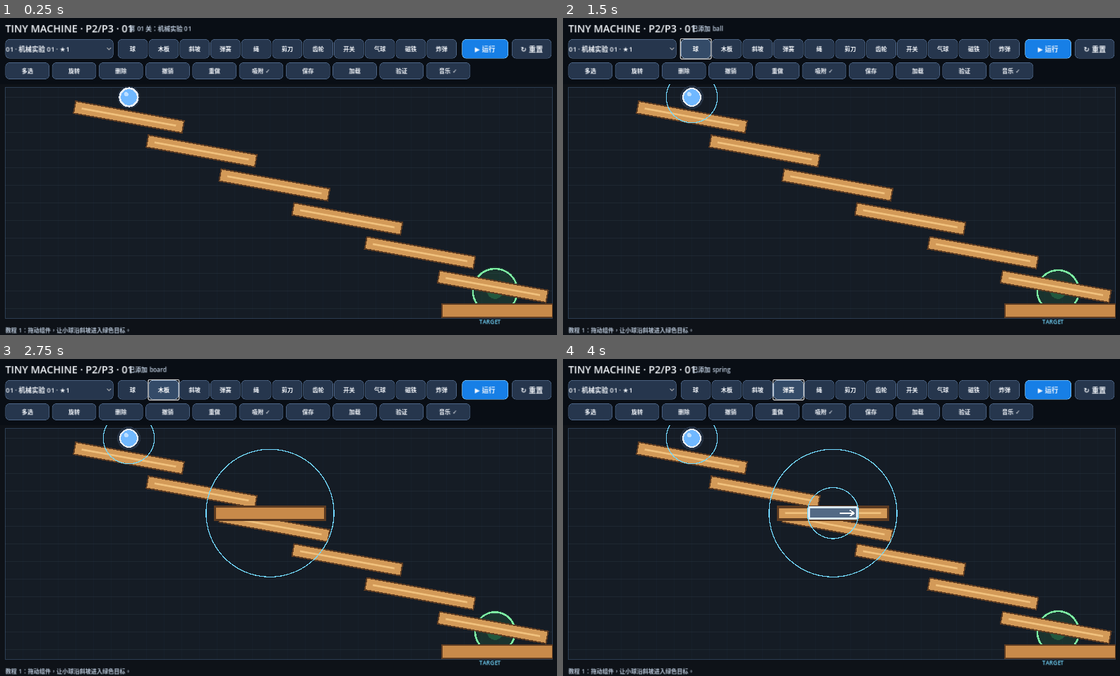
Above: before the commit, frames 1-4 (two rows, left to right).
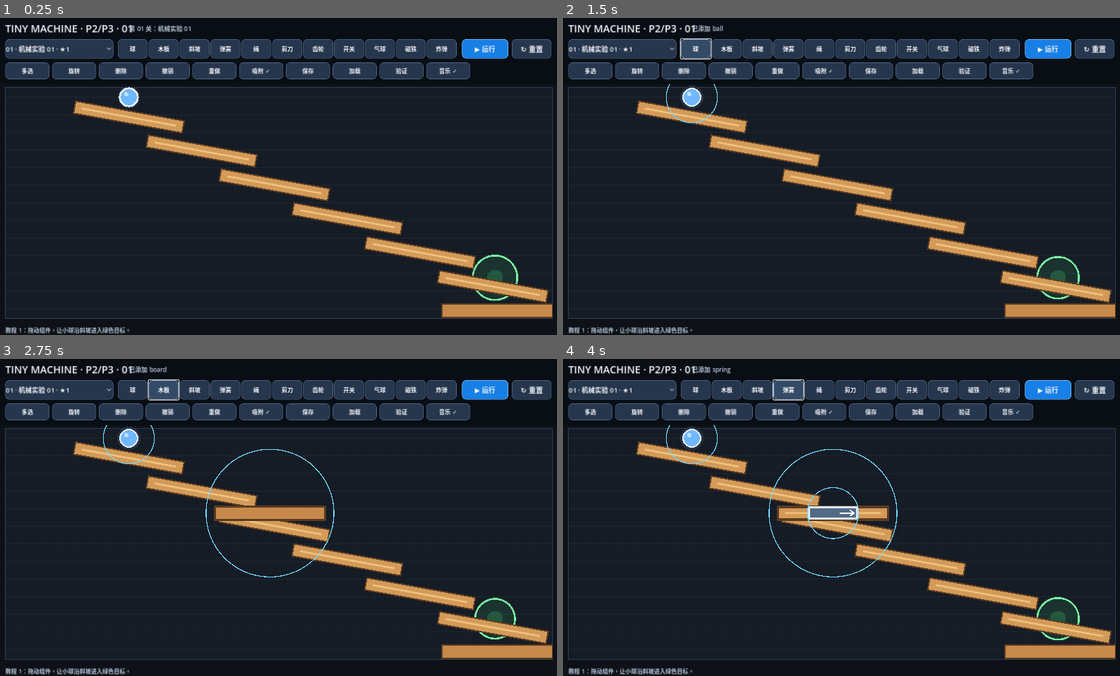
Above: after the commit, the same moments.

Repository: passwall787-del/tiny-machine
Game: Godot game, scene res://main.tscn
Same seed, same stepped clock (60 frames per second), same inputs: the game is played once before the commit and once after it.
Inputs:
- Up to frame 1 (0.25 s): no input
- Up to frame 2 (1.5 s): click "01 · 机械实验 01 · ★1" at 0.5 s; click "球" at 1.25 s
- Up to frame 3 (2.75 s): click "木板" at 2 s
- Up to frame 4 (4 s): click "斜坡" at 2.75 s; click "弹簧" at 3.5 s

The runs differ from the first frame. In frame 1, 0.3% of the frame differs, in the area x 84-94%, y 74-97%; in frame 2, 0.3%; in frame 3, 0.3%; in frame 4, 0.3%.

Commit message:
fix: align the target center with the verified ramp trajectory

Diff:
--- a/level_data.gd
+++ b/level_data.gd
@@ -7,7 +7,7 @@
 var tutorial: bool = false
 var pattern: String = "basic"
 var slope_count: int = 3
-var goal_position := Vector2(1130, 620)
+var goal_position := Vector2(1130, 590)
 var goal_radius: float = 48.0
 var pieces: Array[Dictionary] = []
 
@@ -20,7 +20,7 @@
     level.pattern = str(raw.get("pattern", "basic"))
     level.slope_count = int(raw.get("slope_count", 3))
     var goal: Dictionary = raw.get("goal", {})
-    level.goal_position = Vector2(float(goal.get("x", 1130)), float(goal.get("y", 620)))
+    level.goal_position = Vector2(float(goal.get("x", 1130)), float(goal.get("y", 590)))
     level.goal_radius = float(goal.get("radius", 48))
     var raw_pieces: Array = raw.get("pieces", [])
     for item in raw_pieces:
